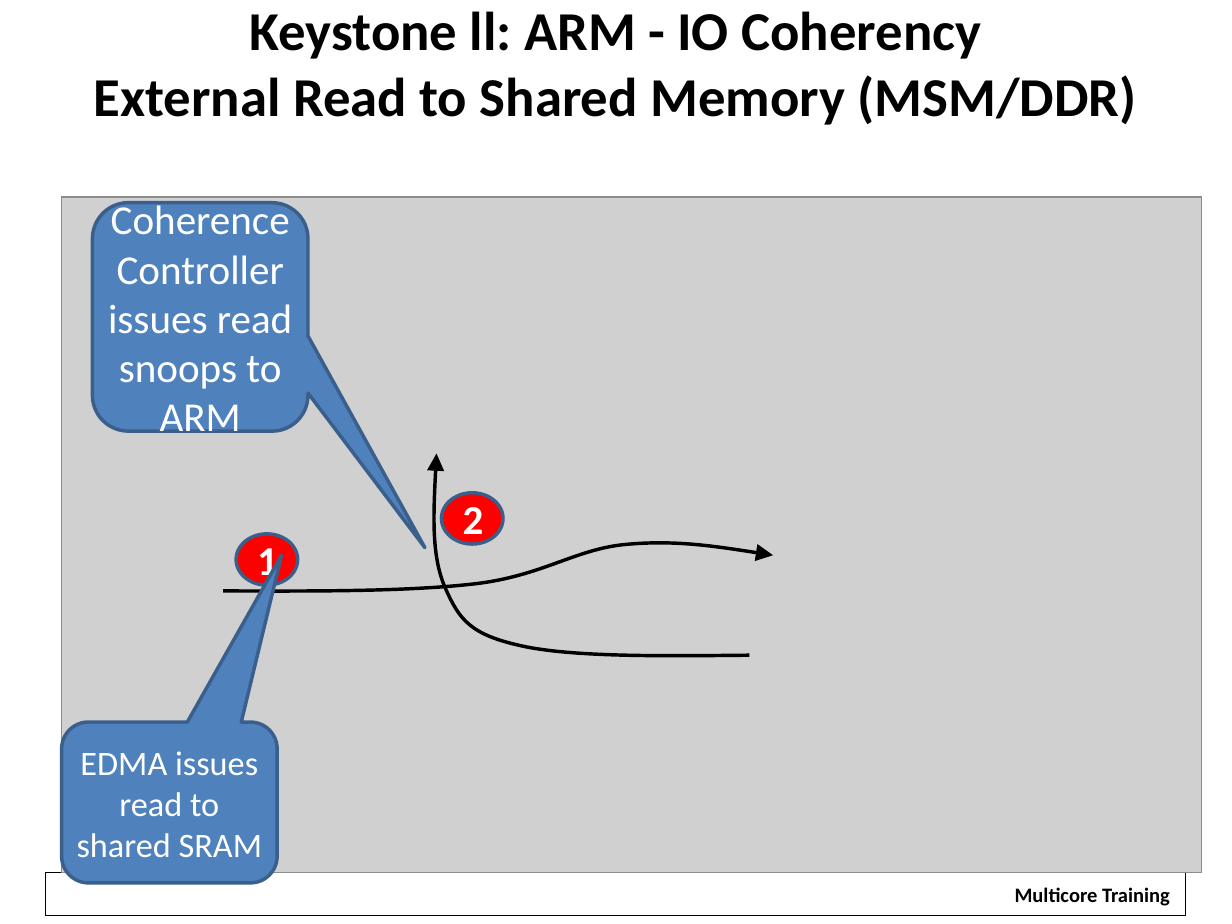
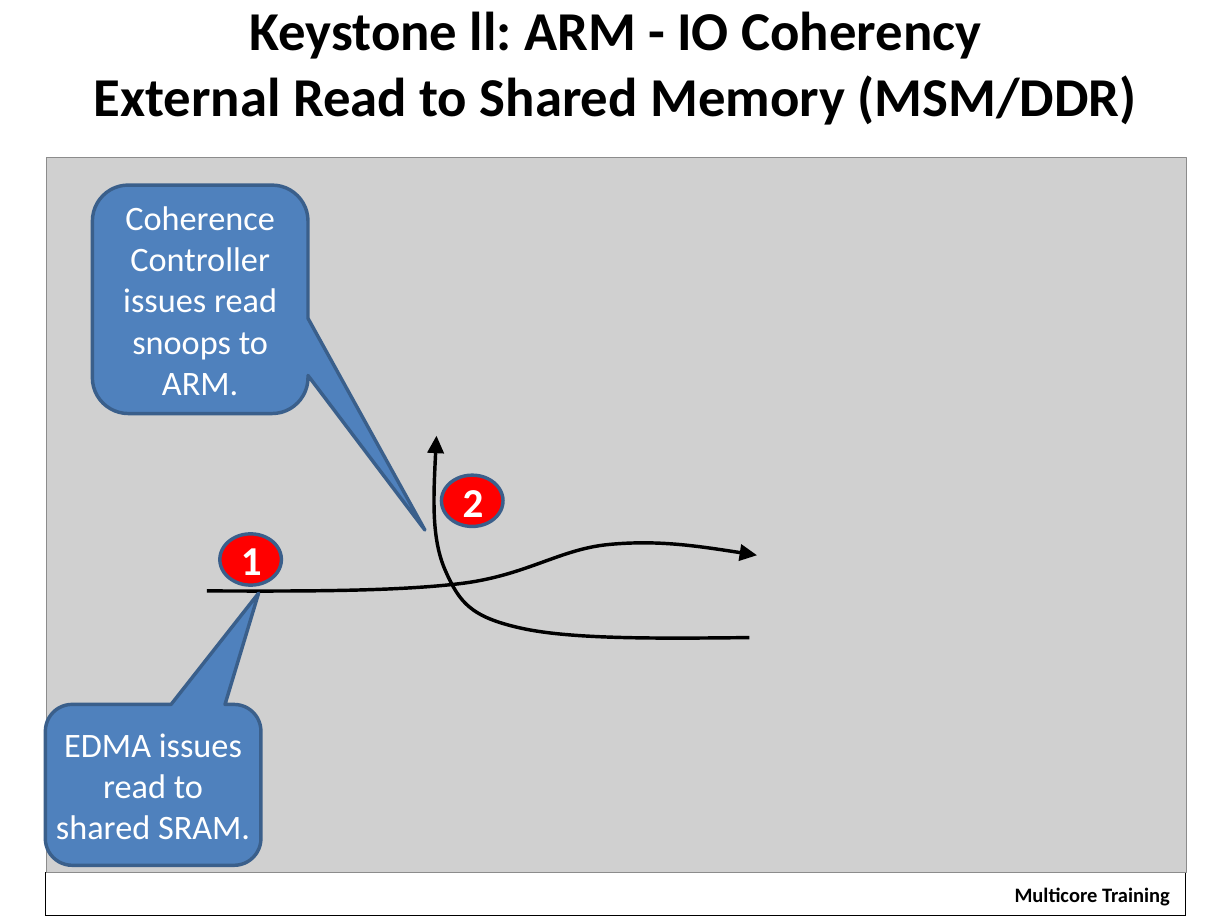
Before and after one commit to hari1989/keystone-workshop, a slide deck: slide 34 of preliminary/Working/presentations/KeyStoneII ARM Overview.pptx. Drawn at 1232x924 pixels with LibreOffice and Linux fonts; fonts in the diff are those of the drawing; grey boxes stand for pictures; background and template pictures are left out. Boxes give left, top, right and bottom in pixels: in the first picture for what was removed or moved away, otherwise in the second. Text is boxed around its words. In the diff, an @@ line names an element or a change of style, - is before the commit and + after.

```diff
--- a/preliminary/Working/presentations/KeyStoneII ARM Overview.pptx
+++ b/preliminary/Working/presentations/KeyStoneII ARM Overview.pptx
@@ picture: place and size @@
-picture at (62, 197, 1201, 872)
+picture at (47, 158, 1186, 872)
@@ rounded speech box "Coherence Controller issues read snoops ...": place and size @@
-rounded speech box "Coherence Controller issues read snoops ..." at (92, 203, 308, 431)
+rounded speech box "Coherence Controller issues read snoops ..." at (92, 185, 308, 413)
@@ text in rounded speech box at (123, 206, 277, 395): text changed; size 24 to 20 pt @@
-Coherence Controller issues read snoops to ARM
+Coherence Controller issues read snoops to ARM.
@@ freeform shape: place and size @@
-freeform shape at (431, 453, 749, 657)
+freeform shape at (431, 436, 749, 639)
@@ ellipse "2": place and size @@
-ellipse "2" at (441, 493, 503, 545)
+ellipse "2" at (441, 476, 503, 527)
@@ ellipse "1": place and size @@
-ellipse "1" at (237, 533, 298, 585)
+ellipse "1" at (219, 533, 281, 585)
@@ freeform shape: place and size @@
-freeform shape at (223, 540, 772, 591)
+freeform shape at (207, 540, 756, 591)
@@ rounded speech box "EDMA issues read to shared ...": place and size @@
-rounded speech box "EDMA issues read to shared ..." at (62, 722, 277, 883)
+rounded speech box "EDMA issues read to shared ..." at (46, 705, 261, 866)
@@ rounded speech box "EDMA issues read to shared ..." at (46, 705, 261, 866): proportions changed @@
@@ text in rounded speech box at (56, 733, 250, 839): text changed @@
-EDMA issues read to shared SRAM
+EDMA issues read to shared SRAM.
```
Also in this commit, not shown: 23 other slides changed, 1 slide added, 1 slide removed.
